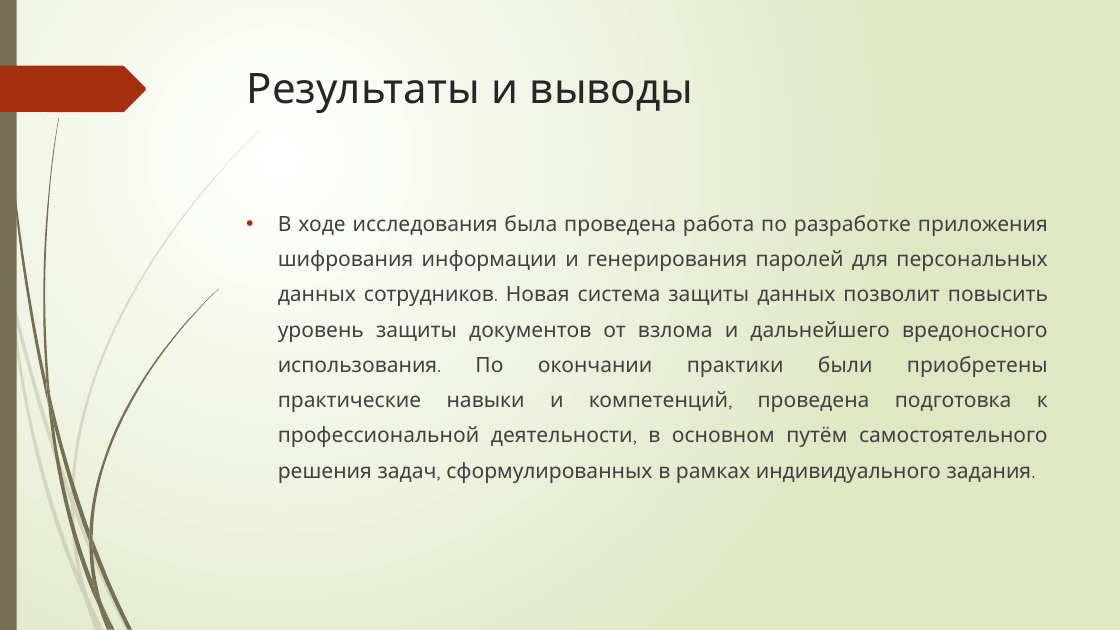
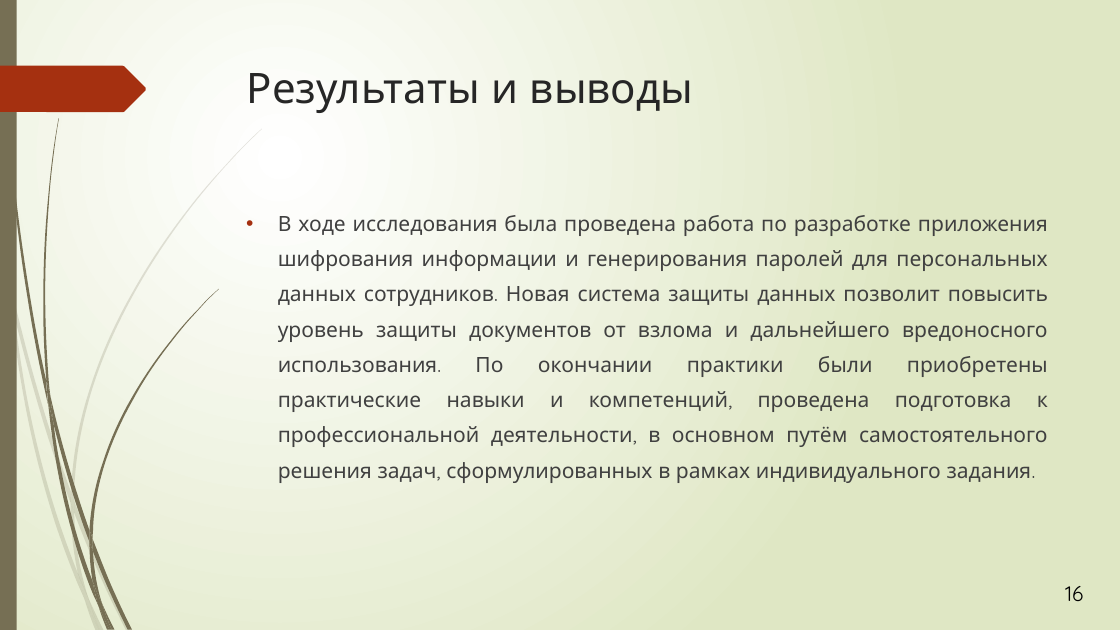
Before and after one commit to sashastahiev/ProisvodPractica, a slide deck: slide 16 of Разработка механизма защиты информации и персональных данных.pptm. Drawn at 1120x630 pixels with LibreOffice and Linux fonts; fonts in the diff are those of the drawing. Boxes give left, top, right and bottom in pixels: in the first picture for what was removed or moved away, otherwise in the second. Text is boxed around its words. In the diff, an @@ line names an element or a change of style, - is before the commit and + after.

```diff
--- a/Разработка механизма защиты информации и персональных данных.pptm
+++ b/Разработка механизма защиты информации и персональных данных.pptm
@@ text added at <box>1065,586,1083,601</box>, 18 pt, text #000000 @@
+16
```
Also in this commit, not shown: 13 other slides changed, 2 slides added, 2 slides removed, 2 other files.
